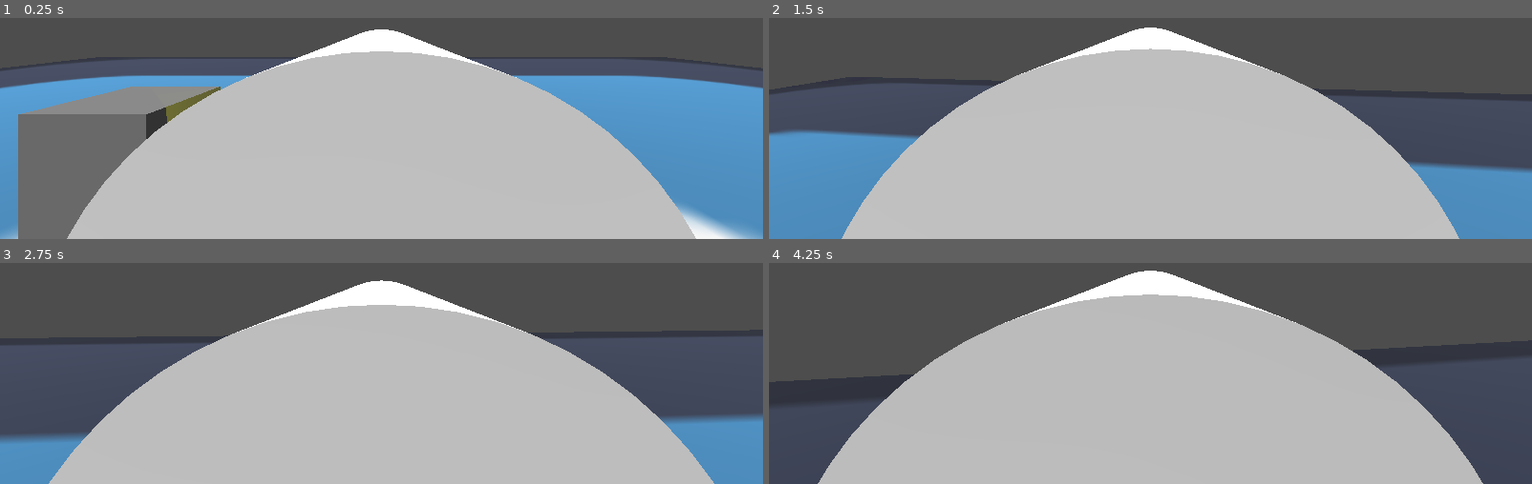
Above: before the commit, frames 1-4 (two rows, left to right).
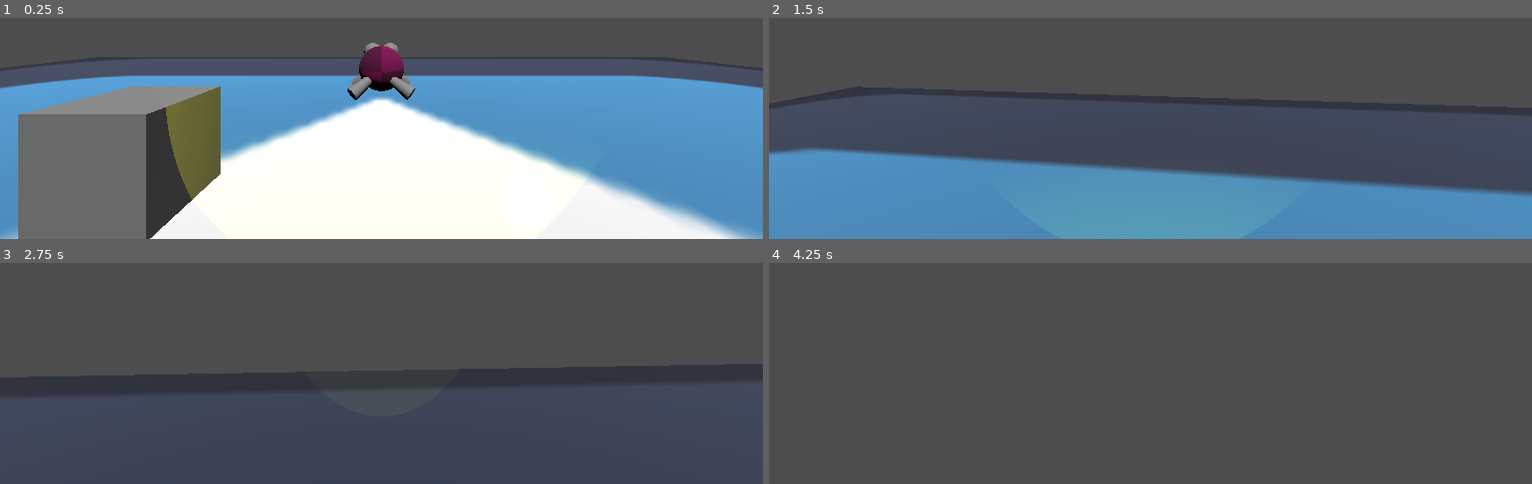
Above: after the commit, the same moments.

Repository: BrokHoly/spark-them-all
Game: Godot game, scene res://levels/sand_box.tscn
Same seed, same stepped clock (60 frames per second), same inputs: the game is played once before the commit and once after it. The engine's default icon, where the game draws it, is replaced by a stand-in: a white triangle on a blue panel in a dark square.
Inputs (mouse positions are in pixels of both pictures, inside the frame that each line leads up to):
- Up to frame 1 (0.25 s): no input
- Up to frame 2 (1.5 s): move the mouse to (1188, 22) at 0.52 s; press the mouse at (1188, 22) at 0.53 s; hold W (move_forward) from 0.53 s (still down); tap Space (jump) at 0.77 s; move the mouse to (1112, 26) at 1.27 s; release the mouse at (1112, 26) at 1.28 s; tap Ctrl (sprint) at 1.35 s
- Up to frame 3 (2.75 s): keep holding W (move_forward); tap Space (jump) at 1.52 s; move the mouse to (outside the picture) at 2.02 s; press the mouse at (outside the picture) at 2.03 s
- Up to frame 4 (4.25 s): keep holding W (move_forward); move the mouse to (1142, 276) at 2.77 s; release the mouse at (1142, 276) at 2.78 s; tap Ctrl (sprint) at 2.85 s; tap Space (jump) at 3.02, 3.77 s; move the mouse to (1203, 276) at 3.52 s; press the mouse at (1203, 276) at 3.53 s

The runs differ from the first frame. In frame 1, 51% of the frame differs, in the area x 8-92%, y 5-100%; in frame 2, 58%; in frame 3, 61%, in the area x 0-100%, y 7-100%; in frame 4, 58%.

Commit message:
ennemy get killed and increase kill score

Diff:
--- a/characters/enemies/boular/boular.gd
+++ b/characters/enemies/boular/boular.gd
@@ -1,11 +1,16 @@
 extends CharacterBody3D
 
-const SPEED = 5.0
+signal killed
+
+const SPEED = 3.0
 var HEALTH = 10
 
 var time_since_last_hit = 0.0
 
 @export var player: Node3D   # Assign player in inspector or dynamically
+
+func _ready() -> void:
+	killed.connect(player.on_ennemy_killed)
 
 func _physics_process(delta: float) -> void:
 	# Gravity
@@ -34,4 +39,5 @@
 		time_since_last_hit = 0.0  # reset cooldown
 		print("Boular hit! Health:", HEALTH)
 		if HEALTH <= 0:
+			emit_signal("killed")
 			queue_free()
--- a/characters/player/player.gd
+++ b/characters/player/player.gd
@@ -19,6 +19,7 @@
 var lamp_damage_per_tick = 1
 
 var boular_grapes = 0
+var kill_score = 0
 
 var isFPS: bool = true
 
@@ -41,6 +42,7 @@
 func _ready() -> void:
 	Input.set_mouse_mode(Input.MOUSE_MODE_CAPTURED)
 	collectible_area.body_entered.connect(_on_collectible_entered)
+
 
 func _physics_process(delta: float) -> void:
 	# Add gravity
@@ -143,7 +145,6 @@
 	var threshold = cos(deg_to_rad(lamp_spotlight.spot_angle * 0.5))
 	return dot > threshold
 
-
 # 🔹 Handle lamp exposure for Boulars
 func _handle_lamp_burn(delta: float) -> void:
 	# Loop through overlapping bodies in AimArea
@@ -154,7 +155,6 @@
 				body.expose_to_light(delta, lamp_damage_per_tick, lamp_damage_cooldown)
 				#print("IN IT ????", Time.get_unix_time_from_system())
 
-
 # Collectible system (unchanged)
 func _on_collectible_entered(body: Node3D):
 	if(body.is_in_group("collectible")):
@@ -164,3 +164,7 @@
 	boular_grapes += 1
 	print("COLLECT ALLÉ : ", boular_grapes)
 	body.queue_free()
+
+func on_ennemy_killed():
+	kill_score += 1
+	print("kill score : ", kill_score)
--- a/characters/player/player.tscn
+++ b/characters/player/player.tscn
@@ -62,6 +62,7 @@
 debug_color = Color(0.572453, 0.55207324, 0.17323065, 0.41960785)
 
 [node name="MeshInstance3D" type="MeshInstance3D" parent="LampAnchor/AimArea/CylinderShape" unique_id=88374238]
+visible = false
 material_override = SubResource("StandardMaterial3D_5dc8e")
 transparency = 0.75
 mesh = SubResource("CylinderMesh_ixbpm")
--- a/levels/sand_box.tscn
+++ b/levels/sand_box.tscn
@@ -38,5 +38,6 @@
 [node name="BoularGrape" parent="." unique_id=1156317511 instance=ExtResource("4_bheoy")]
 transform = Transform3D(1, 0, 0, 0, 1, 0, 0, 0, 1, 1.2272719, 0.49678457, -2.3667464)
 
-[node name="Boular" parent="." unique_id=1503704684 instance=ExtResource("5_aymlm")]
+[node name="Boular" parent="." unique_id=1503704684 node_paths=PackedStringArray("player") instance=ExtResource("5_aymlm")]
 transform = Transform3D(1, 0, 0, 0, 1, 0, 0, 0, 1, 0, 0.13138151, -7.0094976)
+player = NodePath("../Player")
